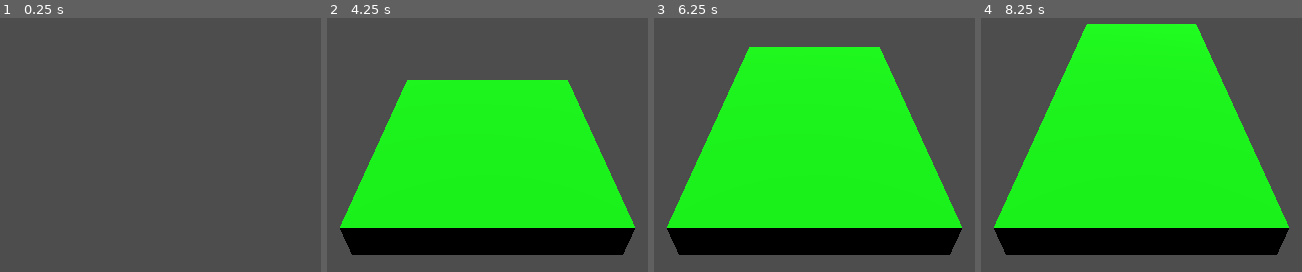
Above: before the commit, frames 1-4 (left to right).
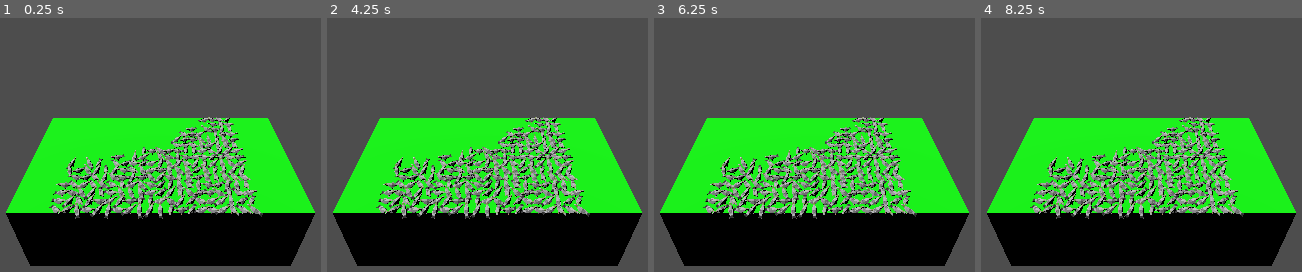
Above: after the commit, the same moments.

Repository: Underdisc/Sourdose
Game: Godot game, scene res://scenes/environment.tscn
Same seed, same stepped clock (60 frames per second), same inputs: the game is played once before the commit and once after it. This scene is started directly instead of the project's main scene.
Inputs:
- Up to frame 1 (0.25 s): no input
- Up to frame 2 (4.25 s): tap Enter at 0.5, 2, 3.5 s; hold D (move_right) 0.53-1.28 s; tap Space at 1.25, 2.75 s; hold A (move_left) 1.28-2.03 s; hold D (move_right) 2.03-2.78 s; hold W (move_forward) 2.78-3.53 s; hold A (move_left) from 3.53 s (still down)
- Up to frame 3 (6.25 s): tap Space at 5 s; release A (move_left) at 5.78 s; hold D (move_right) from 5.78 s (still down)
- Up to frame 4 (8.25 s): release D (move_right) at 6.53 s; hold W (move_forward) 6.53-7.28 s; hold D (move_right) 7.28-8.03 s; hold A (move_left) from 8.03 s (still down)

The runs differ from the first frame. In frame 1, 48% of the frame differs, in the area x 1-99%, y 38-98%; in frame 2, 30%; in frame 3, 36%; in frame 4, 39%.

Commit message:
Pidgeon Spawning
Spawn pidgeons with noise within a defined area.

Diff:
--- a/scenes/block.tscn
+++ b/scenes/block.tscn
@@ -1,16 +1,19 @@
-[gd_scene load_steps=5 format=3 uid="uid://besjly1jix0sj"]
+[gd_scene load_steps=6 format=3 uid="uid://besjly1jix0sj"]
 
 [ext_resource type="Script" path="res://scenes/block.gd" id="1_78lt6"]
 
 [sub_resource type="BoxShape3D" id="BoxShape3D_brioo"]
-size = Vector3(6, 1, 3)
+size = Vector3(6, 2, 3)
 
 [sub_resource type="StandardMaterial3D" id="StandardMaterial3D_ahuut"]
 albedo_color = Color(0, 1, 0, 1)
 
 [sub_resource type="BoxMesh" id="BoxMesh_fi0g6"]
 material = SubResource("StandardMaterial3D_ahuut")
-size = Vector3(6, 1, 3)
+size = Vector3(6, 2, 3)
+
+[sub_resource type="BoxShape3D" id="BoxShape3D_3x815"]
+size = Vector3(4, 1, 3)
 
 [node name="Block" type="Node3D"]
 script = ExtResource("1_78lt6")
@@ -23,3 +26,9 @@
 
 [node name="MeshInstance3D" type="MeshInstance3D" parent="Ground"]
 mesh = SubResource("BoxMesh_fi0g6")
+
+[node name="PidgeonSpawn" type="Area3D" parent="."]
+
+[node name="Area" type="CollisionShape3D" parent="PidgeonSpawn"]
+transform = Transform3D(1, 0, 0, 0, 1, 0, 0, 0, 1, -0.00630331, 0, -0.00459671)
+shape = SubResource("BoxShape3D_3x815")
--- a/scenes/environment.gd
+++ b/scenes/environment.gd
@@ -1,11 +1,18 @@
 extends Node3D
 
 @export var block_scene: PackedScene
+@export var pidgeon_scene: PackedScene
 
 var next_block_spawn_index = 0
+var noise = FastNoiseLite.new()
 
 func _ready():
-	$BlockTimer.start(2)
+	noise.noise_type = FastNoiseLite.NoiseType.TYPE_SIMPLEX_SMOOTH
+	noise.seed = randi()
+	noise.fractal_octaves = 4
+	noise.frequency = 1.0 / 10.0
+	$BlockTimer.start(50)
+	spawn_block()
 
 func _on_block_timer_timeout():
 	spawn_block()
@@ -18,6 +25,28 @@
 	var spawn_point = Vector3.ZERO
 	spawn_point.z = -1 * next_block_spawn_index * collision_volume.shape.size.z
 	next_block_spawn_index += 1
-	print(spawn_point.z)
 	block.position = spawn_point
 	add_child(block)
+	spawn_pidgeons(block)
+
+func spawn_pidgeons(block):
+	var spawn_area = block.get_node("PidgeonSpawn").get_node("Area")
+	var area_size = spawn_area.shape.size
+	var dimensions = Vector2(area_size.x, area_size.z)
+	var half_dims = dimensions / 2
+	var scan_start = Vector2(block.position.x - half_dims.x, block.position.z + half_dims.y)
+	var frequency = 5
+	for x in range(0, floor(area_size.x * frequency)):
+		for z in range(0, floor(area_size.z * frequency)):
+			var offset = Vector2(float(x) / frequency, -float(z) / frequency)
+			var possible_spawn = scan_start + offset
+			var sample = noise.get_noise_2dv(possible_spawn)
+			var bias = 0.2
+			if sample + randf() * bias > 0:
+				spawn_pidgeon(possible_spawn)
+
+func spawn_pidgeon(spawn_position):
+	var pidgeon = pidgeon_scene.instantiate()
+	pidgeon.position = Vector3(spawn_position.x, 0, spawn_position.y)
+	pidgeon.rotation.y = randf_range(-PI, PI)
+	add_child(pidgeon)
--- a/scenes/environment.tscn
+++ b/scenes/environment.tscn
@@ -1,19 +1,21 @@
-[gd_scene load_steps=3 format=3 uid="uid://dkorbi82k563w"]
+[gd_scene load_steps=4 format=3 uid="uid://dkorbi82k563w"]
 
 [ext_resource type="Script" path="res://scenes/environment.gd" id="1_lu6d8"]
 [ext_resource type="PackedScene" uid="uid://besjly1jix0sj" path="res://scenes/block.tscn" id="2_1l3aw"]
+[ext_resource type="PackedScene" uid="uid://dic4mhqlev0qy" path="res://scenes/pidgeon.tscn" id="3_uiogr"]
 
 [node name="Environment" type="Node3D"]
 script = ExtResource("1_lu6d8")
 block_scene = ExtResource("2_1l3aw")
+pidgeon_scene = ExtResource("3_uiogr")
 
 [node name="BlockTimer" type="Timer" parent="."]
 wait_time = 2.0
 
-[node name="Pivot" type="Node3D" parent="."]
+[node name="CameraPivot" type="Node3D" parent="."]
 transform = Transform3D(1, 0, 0, 0, 0.838671, 0.544639, 0, -0.544639, 0.838671, 0, 5, 5)
 
-[node name="Camera3D" type="Camera3D" parent="Pivot"]
+[node name="Camera" type="Camera3D" parent="CameraPivot"]
 
 [node name="Star" type="DirectionalLight3D" parent="."]
 transform = Transform3D(-2.18557e-08, 0.866025, -0.5, 3.78552e-08, 0.5, 0.866025, 1, 1.77636e-15, -4.37114e-08, -2.83847, 4.81913, -1.28604)
--- a/scenes/pidgeon.tscn
+++ b/scenes/pidgeon.tscn
@@ -1,7 +1,16 @@
-[gd_scene load_steps=2 format=3 uid="uid://drp02kpp2q6o1"]
+[gd_scene load_steps=3 format=3 uid="uid://dic4mhqlev0qy"]
 
 [ext_resource type="PackedScene" uid="uid://rn202oqbtsj6" path="res://assets/models/pidgeon.glb" id="1_nthv8"]
 
-[node name="Pidgeon" type="Node3D"]
+[sub_resource type="CapsuleShape3D" id="CapsuleShape3D_gibri"]
+radius = 0.0495296
+height = 0.314998
 
-[node name="pidgeon" parent="." instance=ExtResource("1_nthv8")]
+[node name="Pidgeon" type="CharacterBody3D"]
+
+[node name="Mesh" parent="." instance=ExtResource("1_nthv8")]
+transform = Transform3D(1, 0, 0, 0, 1, 0, 0, 0, 1, -0.09, 0, 0)
+
+[node name="Collider" type="CollisionShape3D" parent="."]
+transform = Transform3D(0.332309, -0.94317, 0, 0.94317, 0.332309, 0, 0, 0, 1, -0.00831691, 0.0847621, 0.00278354)
+shape = SubResource("CapsuleShape3D_gibri")
